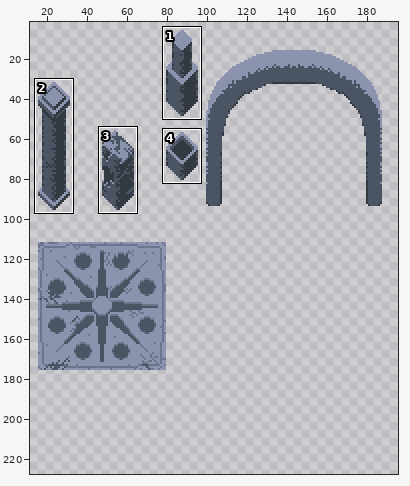
Two versions of one pixel-art file, Assets/Art/Tilesets/StonePillars.ase. The first picture is a wide view before the edit; the outline marks the close-up.
Close-up. Earlier state:
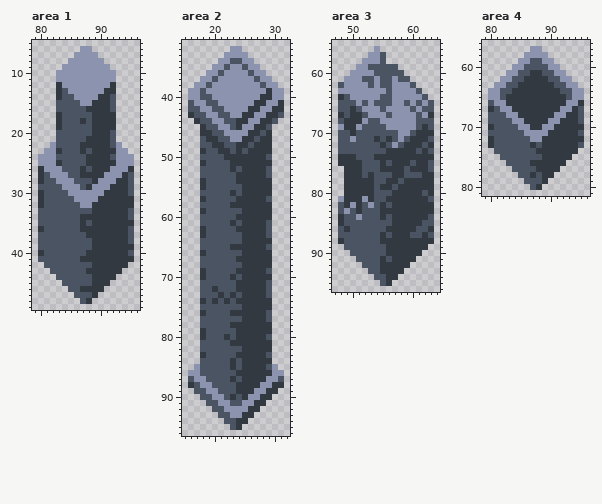
256x256 pixels, 1 frame. Shown: area 1: x 79..96, y 5..49; area 2: x 15..32, y 31..96; area 3: x 47..64, y 55..96; area 4: x 79..96, y 56..81. The wide view leaves out empty margins. The commit also changed other parts of the picture, which this record leaves out.
The same view after the edit:
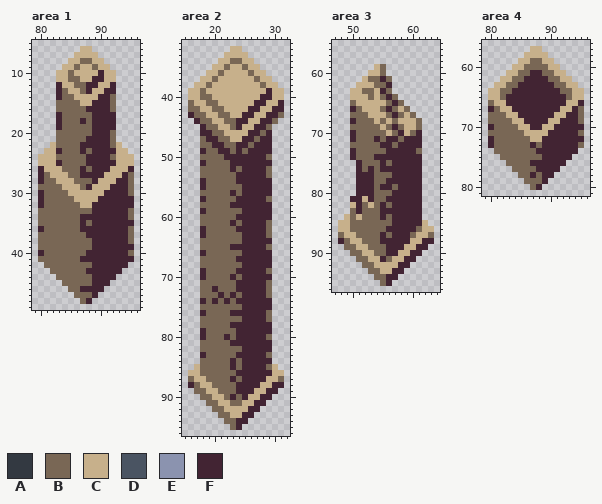
Palette (. is transparent): A #333941  B #796755  C #c7b08b  D #4a5462  E #8b93af  F #422433
Changes in this commit:
Changed rows in their new state; - is an unchanged pixel.
Area 1:
first column x 80:
 6 -------CC-------
 7 ------CCCC------
 8 -----CCBBCC-----
 9 ----CCBCCBCC----
10 ---CCBCCCCFCC---
11 ---CCBBCCFFCC---
12 ---FCCBBFFCCF---
13 ---FBCCBFCCFF---
14 ---FBBCCCCFFB---
15 ---BBBBCCFFFB---
16 ---BBBBBFFFFB---
17 ---FBBBBBFFFF---
18 ---FBBBFBFFFF---
19 ---FBBBBBFFFF---
20 ---BBBBBBFFFB---
21 ---BBBBBFFFFB---
22 --CBBBBFFFFFBC--
23 -CCFBBBFBFFFFCC-
24 CCCBBBBBFFFFBCCC
25 CCCFBBBBFFFFFCCC
26 FCCCBBBFBFFFCCCF
27 FBCCCBBFFFFCCCFB
28 FBBCCCBBBFCCCFFB
29 BBBBCCCBFCCCFFFB
30 FBBBBCCCCCCFFFFB
31 FBBBBBCCCCFFFFFF
32 FBBBBBBCCFFFFFFF
33 BBBBBBBBBFFFFFFB
34 BBBBBBBFFFFFFFFB
35 BBBBBBBFBFFFFFFF
36 FBBBBBBFFFFFFFFB
37 BBBBBBBBFFFFFFFB
38 BBBBBBBBBFFFFFFB
39 BBBBBBBBBFFFFFFF
40 FBBBBBBBFFFFFFFB
41 BBBBBBBFFFFFFFFF
42 -BBBBBBBBFFFFFF-
43 --BBBBBBFFFFFF--
44 ---BBBBBBFFFF---
45 ----BBBBBFFF----
46 -----BBFFFF-----
47 ------BBBF------
48 -------BF-------
Area 2:
first column x 16:
32 -------CC-------
33 ------CCCC------
34 -----CCBBCC-----
35 ----CCBCCBCC----
36 ---CCBCCCCBCC---
37 --CCBCCCCCCBCC--
38 -CCBCCCCCCCCBCC-
39 CCBCCCCCCCCCCFCC
40 CCBBCCCCCCCCFFCC
41 BCCBBCCCCCCFFCCF
42 BBCCBBCCCCFFCCFF
43 FBBCCBBCCFFCCFFB
44 -FBBCCBBFFCCFFB-
45 --FBBCCBFCCFFB--
46 --FFBBCCCCFFBF--
47 --BFFBBCCFFBFF--
48 --BBFFBBFFBFFF--
49 --FBBFFBFBFFFF--
50 --BBBBFFFFFFFB--
51 --FBBBBFFFFFFF--
52 --BBBBBFBFFFFB--
53 --BBBBBBFFFFFB--
54 --FBBBBBFFFFFF--
55 --FBBBBBBFFFFF--
56 --BBBBBFBFFFFF--
57 --FBBBBBFFFFFB--
58 --BBBBBFFFFFFF--
59 --FBBBBBBFFFFF--
60 --BBBBBBFFFFFF--
61 --BBBBBFBFFFFB--
62 --FBBBBBFFFFFB--
63 --FBBBBBBFFFFB--
64 --BBBBBBBFFFFF--
65 --BBBBBFFFFFFB--
66 --FBBBBBBFFFFF--
67 --BBBBBBFFFFFF--
68 --BBBBBBBFFFFF--
69 --FBBBBBFFFFFB--
70 --FBBBBFBFFFFF--
71 --BBBBBBFFFFFB--
72 --BBFBBBFFFFFB--
73 --BBBFBFBFFFFB--
74 --FBFBFBFFFFFF--
75 --BBBBBBBFFFFF--
76 --FBBBBFFFFFFB--
77 --BBBBBBBFFFFB--
78 --BBBBBFFFFFFF--
79 --FBBBBBFFFFFF--
80 --FBBBFBFFFFFB--
81 --BBBBBFFFFFFF--
82 --BBBBBBBFFFFF--
83 --FBBBBBFFFFFB--
84 --BBBBBFBFFFFF--
85 -CBBBBBFBFFFFBC-
86 CCBBBBBBFFFFFFCC
87 BCCBBBBFBFFFFCCB
88 FBCCBBBBFFFFCCFF
89 -BBCCBBBFFFCCFF-
90 --BBCCBFBFCCFF--
91 ---BBCCBBCCFF---
92 ----BBCCCCFF----
93 -----BBCCFF-----
94 ------BBFF------
95 -------BF-------
Area 3:
first column x 48:
56 ------.---------
57 -----...--------
58 ----....--------
59 ---...CB..------
60 --...CCB...-----
61 -...CBBFB...----
62 ...CCCBBF....---
63 ..CCBBCFB.....--
64 ..CCCBCBFB.....-
65 ..BCCCCCBFB.....
66 ..FBCCCBFBCB....
67 ..BBBCCCBFBCB...
68 ..FBBBCBCBCCCB..
69 ..BBBBBCBFBCCB..
70 ..FBBBBBCBFCBF..
71 ..FBBBFBFFBFFF..
72 ..BBBBBFFBFFFF..
73 ..FBBBBBFFFFFB..
74 ..FBBBFFFFFFFF..
75 ...FBBBFBFFFFF..
76 -..FBFBFFFFFFF..
77 -..FFFBBBFFFFF..
78 -..FFFBBFFFFFF..
79 -..FFFBFFBFFFF..
80 -..FFFBBBFFFFF..
81 ..FFCFBBFFFFFF..
82 ..CFBCBFBFFFFF..
83 ..BFBBBFFFFFFF..
84 .CBCBBBFBFFFFF..
85 CCBBBBBBBFFFFFC.
86 CCBBBBBBFFFFFBCC
87 BCCBBBBFBFFFBCCB
88 FBCCBBBFFFFFCCFF
89 -BBCCBBBFFFCCFF-
90 --BBCCBBFFCCFF--
91 ---BBCCFBCCFF---
92 ----BBCCCCFF----
93 -----BBCCFF-----
94 ------BBFF------
95 -------BF-------
Area 4:
first column x 80:
57 -------CC-------
58 ------CCCC------
59 -----CCBBCC-----
60 ----CCBBBBCC----
61 ---CCBBFFBBCC---
62 --CCBBFFFFBBCC--
63 -CCBBFFFFFFBBCC-
64 CCBBFFFFFFFFBBCC
65 CCBFFFFFFFFFFBCC
66 BCCFFFFFFFFFFCCF
67 FBCCFFFFFFFFCCFB
68 BBBCCFFFFFFCCFFB
69 BBBBCCFFFFCCFFFB
70 FBBBBCCFFCCFFFFF
71 BBBBBBCCCCFFFFFB
72 FBBBBBBCCFFFFFFF
73 FBBBBBBFBFFFFFFB
74 -BBBBBBBFFFFFFF-
75 --BBBBBBBFFFFF--
76 ---BBBBFFFFFF---
77 ----BBBBFFFF----
78 -----BBFBFF-----
79 ------BBBF------
80 -------BF-------
